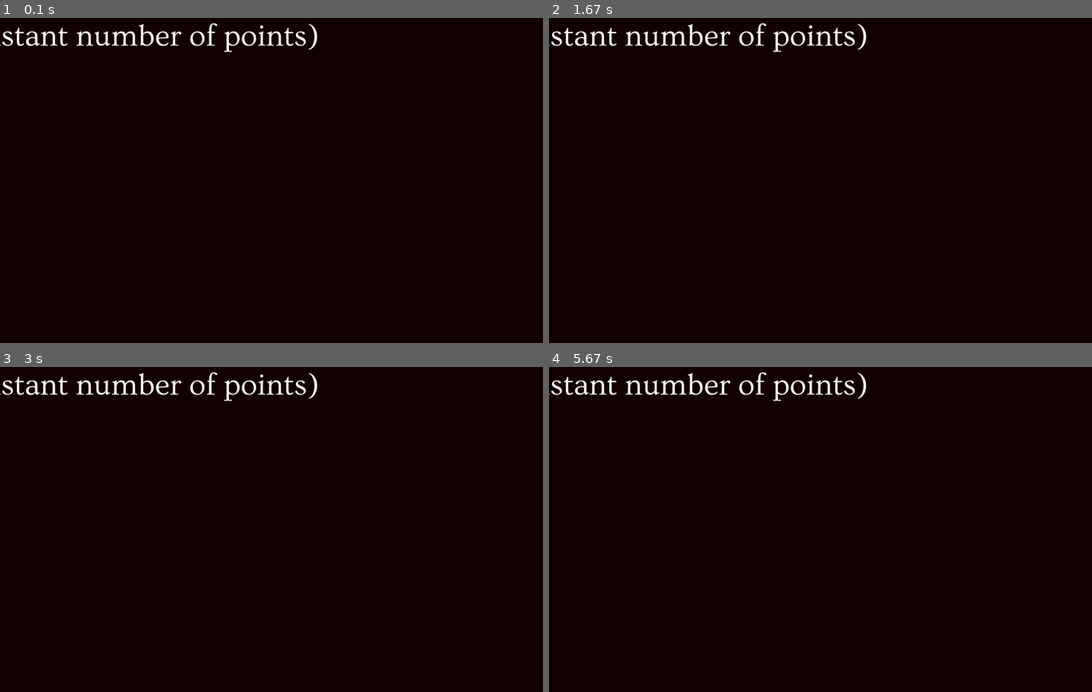
Above: before the commit, frames 1-4 (two rows, left to right).
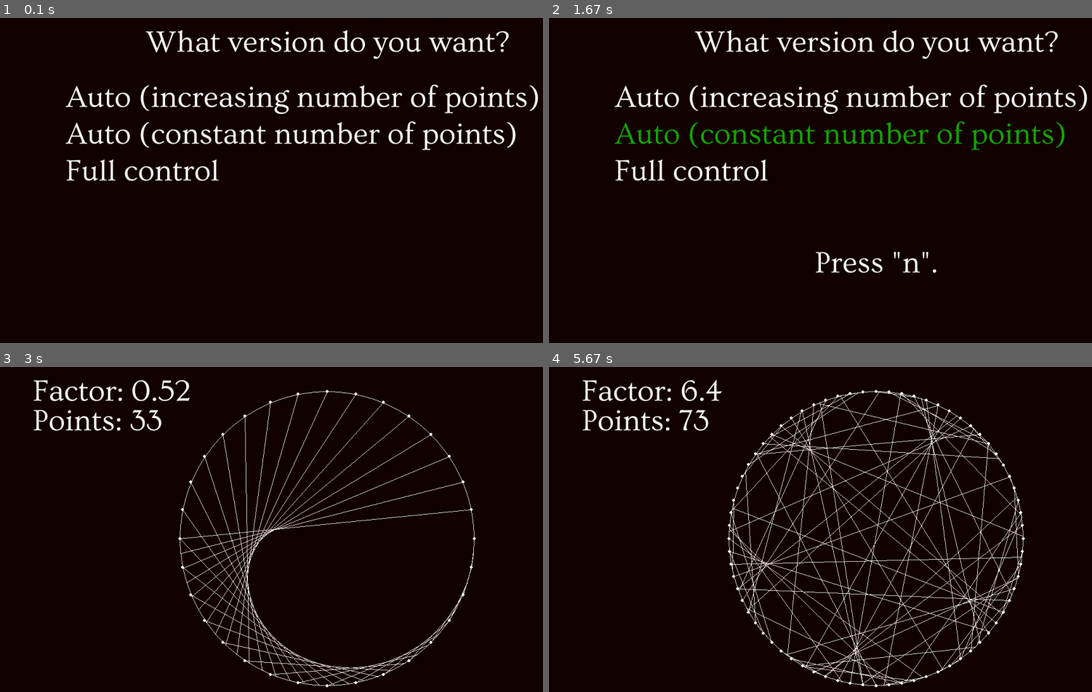
Above: after the commit, the same moments.

Repository: engeir/maths-snack
Game: pygame game, started from x_table/main.py
The game is run twice, just before and just after one commit, with the same random seed, the same clock (stepped at 60 frames per second) and the same inputs.
Inputs (mouse positions are in pixels of both pictures, inside the frame that each line leads up to):
- Up to frame 1 (0.1 s): no input
- Up to frame 2 (1.67 s): press the mouse at (842, 135) at 0.37 s; move the mouse to (755, 135) at 0.47 s; release the mouse at (673, 135) at 0.6 s; click (853, 96) at 0.72 s, where only the run after the commit has a clickable "Auto (increasing number of po…"; press the mouse at (842, 135) at 1.03 s; move the mouse to (907, 135) at 1.13 s; release the mouse at (977, 138) at 1.27 s
- Up to frame 3 (3 s): click (304, 445) at 1.88 s, where only the run after the commit has a clickable "Auto (increasing number of po…"; tap N at 2.17 s
- Up to frame 4 (5.67 s): no input

The runs differ from the first frame. In frame 1, 6.4% of the frame differs, in the area x 0-100%, y 1-51%; in frame 2, 6.7%; in frame 3, 5.9%; in frame 4, 10%, in the area x 0-88%, y 1-99%.

Commit message:
fixed scaling for different sized windows

Diff:
--- a/x_table/config.py
+++ b/x_table/config.py
@@ -4,8 +4,11 @@
 # SCREEN_WIDTH = 900
 # SCREEN_HEIGHT = SCREEN_WIDTH
 pg.display.init()
-a = pg.display.list_modes()
-SCREEN_WIDTH, SCREEN_HEIGHT = a[0][0], a[0][1]
+a = pg.display.set_mode((0, 0))
+# print(screeen.get_clip()[2])
+# a = pg.display.list_modes()
+# SCREEN_WIDTH, SCREEN_HEIGHT = a[0][0], a[0][1]
+SCREEN_WIDTH, SCREEN_HEIGHT = a.get_clip()[2], a.get_clip()[3]
 # SCREEN_WIDTH, SCREEN_HEIGHT = pg.display.Info().current_w, pg.display.Info().current_h
 FPS = 30
 
@@ -16,4 +19,4 @@
 GREEN = (20, 170, 4)
 RED = (200, 10, 10)
 
-RADIUS = 500  # int(SCREEN_WIDTH / 2 - 60)
+RADIUS = int(SCREEN_HEIGHT / 2 - SCREEN_HEIGHT * .1)  # 500
--- a/x_table/main.py
+++ b/x_table/main.py
@@ -9,8 +9,9 @@
 
     def __init__(self):
         pg.init()
-        a = pg.display.list_modes()
-        self.screen = pg.display.set_mode(a[0], pg.FULLSCREEN)
+        # a = pg.display.list_modes()
+        self.screen = pg.display.set_mode((0, 0))
+        # self.screen = pg.display.set_mode(a[0], pg.FULLSCREEN)
         pg.display.set_caption("Times Table")
         self.clock = pg.time.Clock()
         self.write()
@@ -106,14 +107,22 @@
             self.text_press_n.type(self.screen, cf.WHITE)
 
     def write(self):
-        self.text_version = Text(f'What version do you want?', cf.SCREEN_WIDTH / 2, cf.SCREEN_HEIGHT / 2 - 600)
-        self.text_ctrl = Text(f'Full control', cf.SCREEN_WIDTH / 2 - 900, cf.SCREEN_HEIGHT / 2 - 500, left=True)
-        self.text_auto = Text(f'Auto (increasing number of points)', cf.SCREEN_WIDTH / 2 - 900, cf.SCREEN_HEIGHT / 2 - 400, left=True)
-        self.text_max_auto = Text(f'Auto (constant number of points)', cf.SCREEN_WIDTH / 2 - 900, cf.SCREEN_HEIGHT / 2 - 300, left=True)
-        self.text_max_factor = Text(f'Set the max factor value.', cf.SCREEN_WIDTH / 2, cf.SCREEN_HEIGHT / 2 - 100)
-        self.text_press_n = Text(f'Press "n".', cf.SCREEN_WIDTH / 2, cf.SCREEN_HEIGHT / 2 + 400)
-        self.text_factor = Text('', 100, 100, left=True)
-        self.text_points = Text('', 100, 200, left=True)
+        self.text_version = Text(f'What version do you want?', cf.SCREEN_WIDTH / 2,
+                                 cf.SCREEN_HEIGHT / 2 - cf.SCREEN_HEIGHT * .4)
+        self.text_auto = Text(f'Auto (increasing number of points)', cf.SCREEN_WIDTH / 2 - cf.SCREEN_WIDTH * .4,
+                              cf.SCREEN_HEIGHT / 2 - cf.SCREEN_HEIGHT * .25, left=True)
+        self.text_max_auto = Text(f'Auto (constant number of points)', cf.SCREEN_WIDTH / 2 - cf.SCREEN_WIDTH * .4,
+                                  cf.SCREEN_HEIGHT / 2 - cf.SCREEN_HEIGHT * .15, left=True)
+        self.text_ctrl = Text(f'Full control', cf.SCREEN_WIDTH / 2 - cf.SCREEN_WIDTH * .4,
+                              cf.SCREEN_HEIGHT / 2 - cf.SCREEN_HEIGHT * .05, left=True)
+        self.text_max_factor = Text(f'Set the max factor value.', cf.SCREEN_WIDTH / 2,
+                                    cf.SCREEN_HEIGHT / 2 - cf.SCREEN_HEIGHT * .1)
+        self.text_press_n = Text(f'Press "n".', cf.SCREEN_WIDTH / 2,
+                                 cf.SCREEN_HEIGHT / 2 + cf.SCREEN_HEIGHT * .2)
+        self.text_factor = Text('', cf.SCREEN_WIDTH / 2 - cf.SCREEN_WIDTH * .45,
+                                cf.SCREEN_HEIGHT / 2 - cf.SCREEN_HEIGHT * .4, left=True)
+        self.text_points = Text('', cf.SCREEN_WIDTH / 2 - cf.SCREEN_WIDTH * .45,
+                                cf.SCREEN_HEIGHT / 2 - cf.SCREEN_HEIGHT * .32, left=True)
 
     def mouse_pos(self):
         self.x, self.y = pg.mouse.get_pos()
